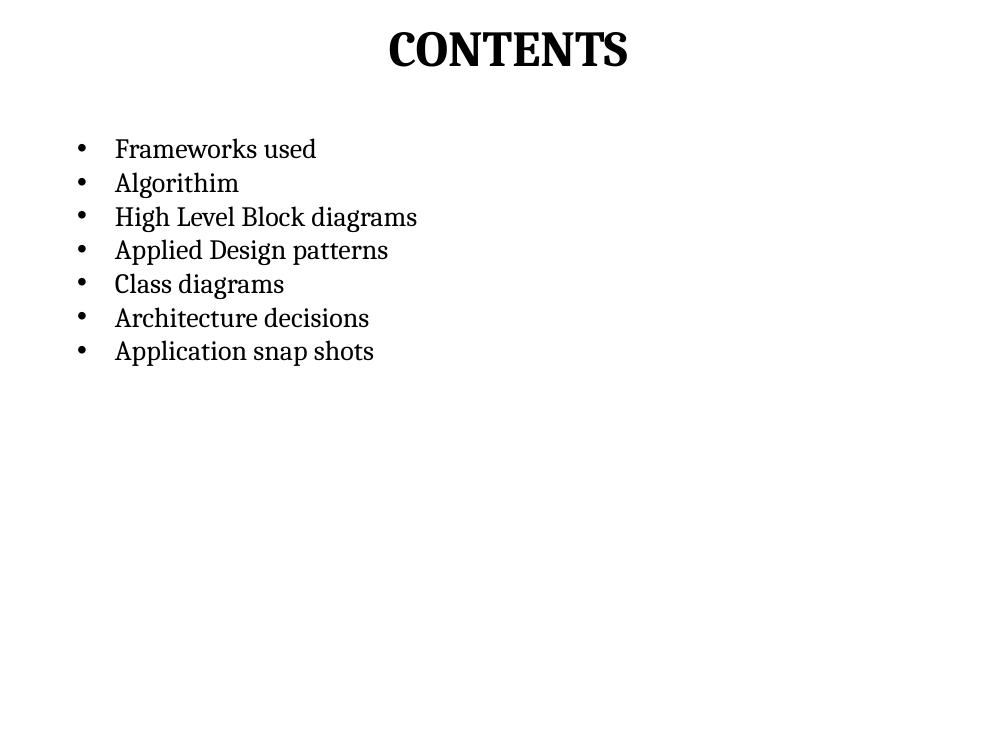
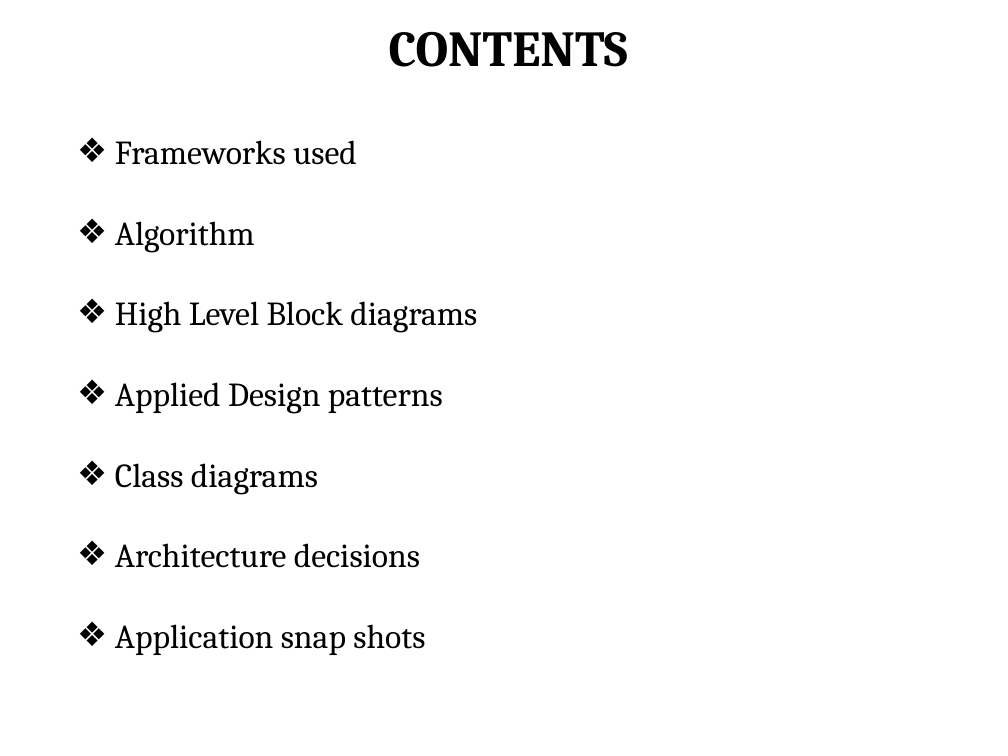
Before and after one commit to Shanmugaks/DTA, a slide deck: slide 2 of Documents/Shanmuga_Assignment.pptx. Drawn at 1008x756 pixels with LibreOffice and Linux fonts; fonts in the diff are those of the drawing. Boxes give left, top, right and bottom in pixels: in the first picture for what was removed or moved away, otherwise in the second. Text is boxed around its words. In the diff, an @@ line names an element or a change of style, - is before the commit and + after.

```diff
--- a/Documents/Shanmuga_Assignment.pptx
+++ b/Documents/Shanmuga_Assignment.pptx
@@ text at (115,140,477,655): size 20 to 24 pt; bullet • to ❖ @@
@@ text at (115,221,255,253): text changed; size 20 to 24 pt @@
-• Algorithim
+❖ Algorithm
```
Also in this commit, not shown: 9 other slides changed, 4 slides added.
